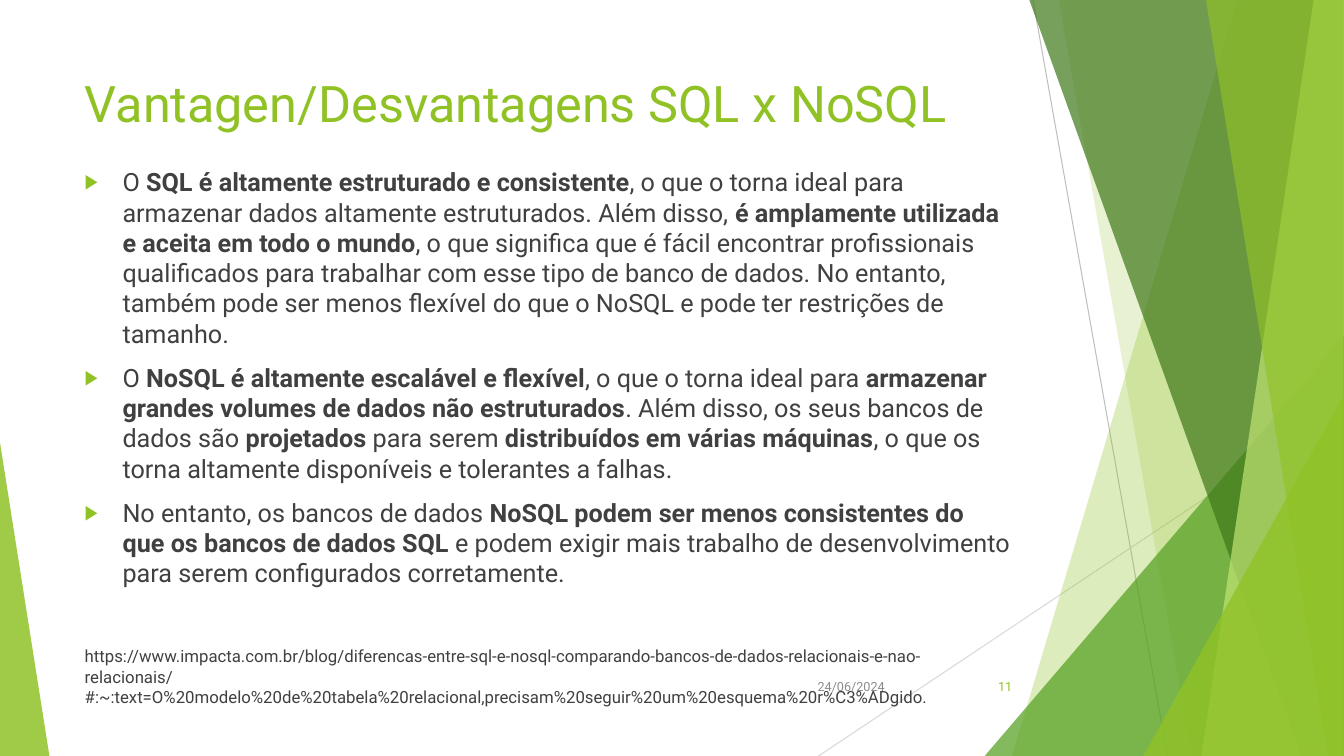
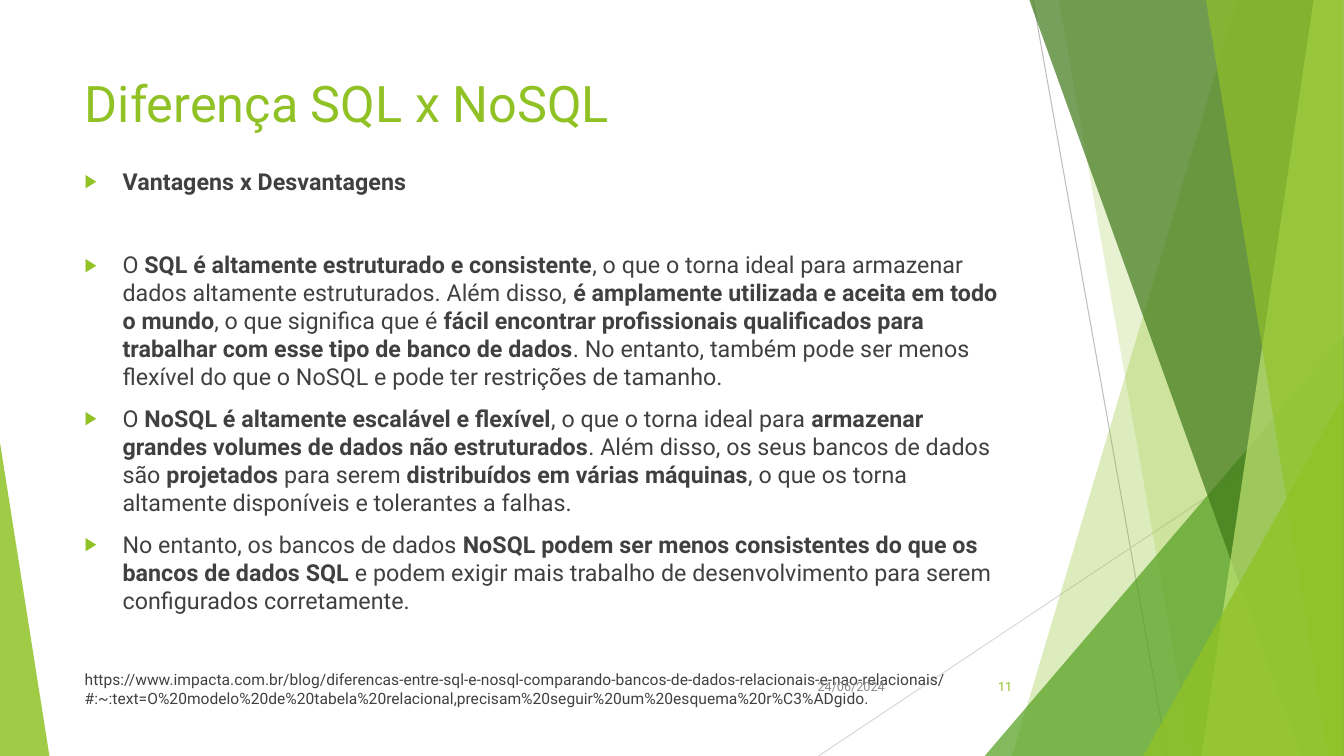
Before and after one commit to evertongodoy/senac-db, a slide deck: slide 11 of presentation/Senac.pptx. Drawn at 1344x756 pixels with LibreOffice and Linux fonts; fonts in the diff are those of the drawing. Boxes give left, top, right and bottom in pixels: in the first picture for what was removed or moved away, otherwise in the second. Text is boxed around its words. In the diff, an @@ line names an element or a change of style, - is before the commit and + after.

```diff
--- a/presentation/Senac.pptx
+++ b/presentation/Senac.pptx
@@ title at [85, 83, 609, 133]: text changed @@
-Vantagen/Desvantagens SQL x NoSQL
+Diferença SQL x NoSQL
@@ text at [123, 173, 406, 195]: paragraph added @@
+▶ Vantagens x Desvantagens
@@ text at [85, 255, 997, 708]: size 18 to 16.6 pt in "O SQL é altamente estruturado e consistente, ...", "O NoSQL é altamente escalável e flexível, ...", "No entanto, os bancos de dados NoSQL ..."; bold on in "fácil encontrar profissionais qualificados para trabalhar co ..."; size 12 to 11.1 pt in "https://www.impacta.com.br/blog/diferencas-entre-sql-e-nosql ..." @@
```
Also in this commit, not shown: 8 other slides changed.
